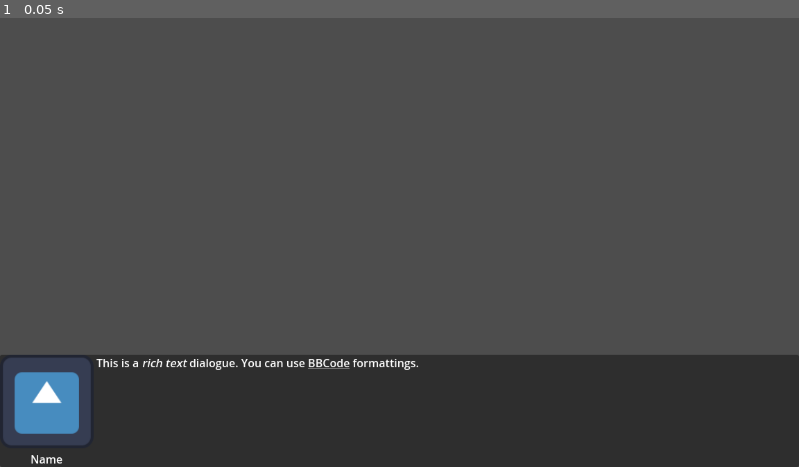
Above: before the commit, frame 1.
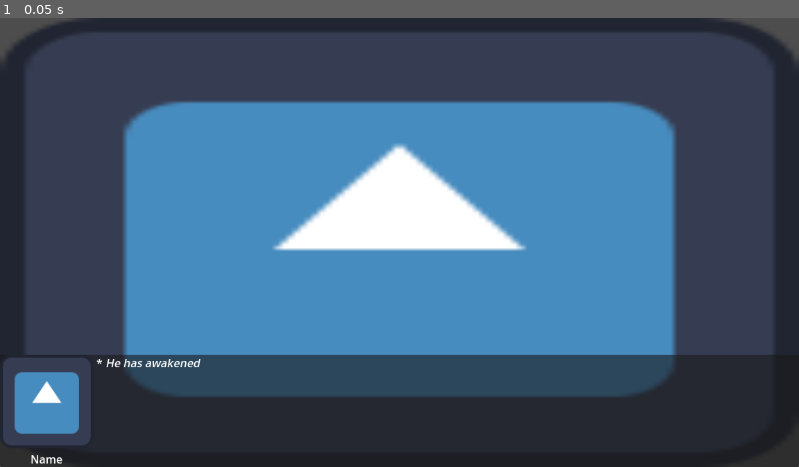
Above: after the commit, the same moment.

Repository: atirut-w/loremaster
Game: Godot game, scene res://scenes/dialogue_box_test/dialogue_box_test.tscn
Same seed, same stepped clock (60 frames per second), same inputs: the game is played once before the commit and once after it. The project has no main scene, so this scene is started directly. The engine's default icon, where the game draws it, is replaced by a stand-in: a white triangle on a blue panel in a dark square.
Inputs:
- Up to frame 1 (0.05 s): no input

The runs differ from the first frame. In frame 1, 53% of the frame differs, in the area x 0-100%, y 0-85%.

Commit message:
Add texturerect to represent background graphics

Diff:
--- a/scenes/dialogue_box_test/dialogue_box_test.tscn
+++ b/scenes/dialogue_box_test/dialogue_box_test.tscn
@@ -9,6 +9,15 @@
 anchor_bottom = 1.0
 grow_horizontal = 2
 grow_vertical = 2
+
+[node name="ohgod" type="TextureRect" parent="."]
+layout_mode = 1
+anchors_preset = 15
+anchor_right = 1.0
+anchor_bottom = 1.0
+grow_horizontal = 2
+grow_vertical = 2
+texture = ExtResource("1_rldsu")
 
 [node name="dialogue_panel" type="PanelContainer" parent="."]
 layout_mode = 1
@@ -47,7 +56,7 @@
 layout_mode = 2
 size_flags_horizontal = 3
 bbcode_enabled = true
-text = "This is a [i]rich text[/i] dialogue. You can use [u]BBCode[/u] formattings."
+text = "* [i]He has awakened[/i]"
 
 [node name="choices_container" type="VBoxContainer" parent="dialogue_panel/dialogue_hbox"]
 layout_mode = 2
